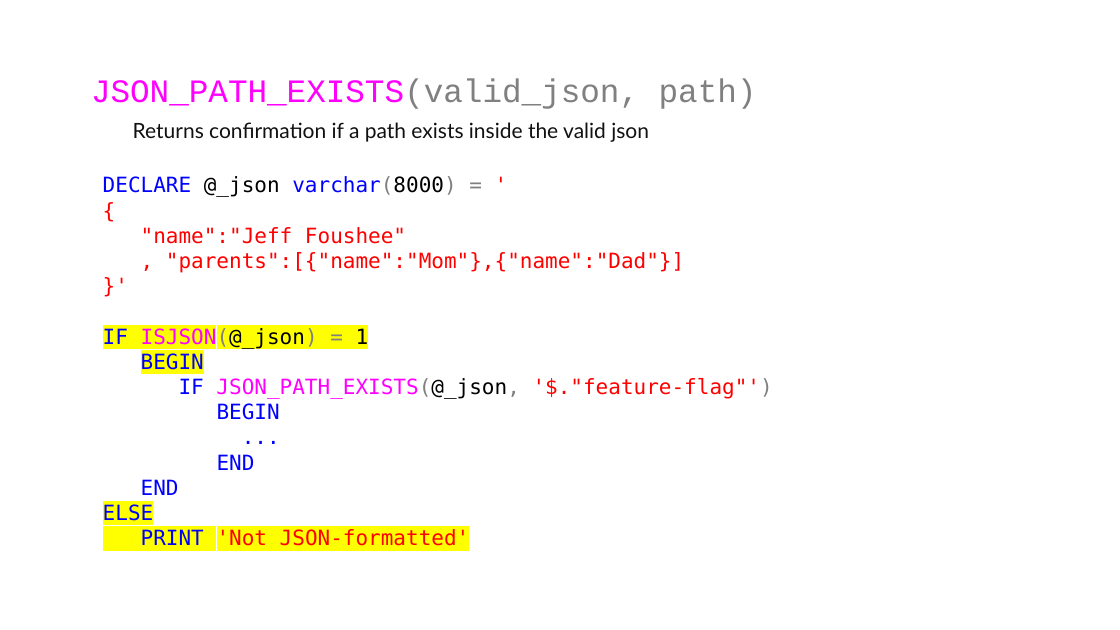
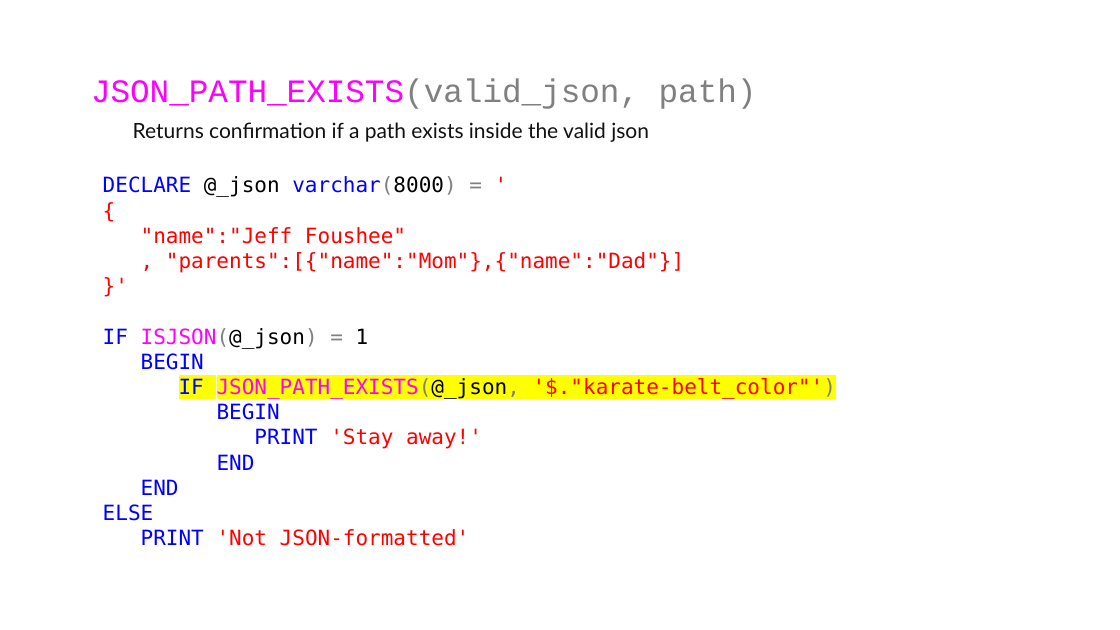
Before and after one commit to jbfoushee/MyPresentations, a slide deck: slide 38 of TSQL_JSON_Operators/TSQL_JSON_Operators.pptx. Drawn at 1120x630 pixels with LibreOffice and Linux fonts; fonts in the diff are those of the drawing. Boxes give left, top, right and bottom in pixels: in the first picture for what was removed or moved away, otherwise in the second. Text is boxed around its words. In the diff, an @@ line names an element or a change of style, - is before the commit and + after.

Commit message:
split JSON presentation

```diff
--- a/TSQL_JSON_Operators/TSQL_JSON_Operators.pptx
+++ b/TSQL_JSON_Operators/TSQL_JSON_Operators.pptx
@@ text at bbox=[103, 328, 470, 546]: highlight #FFFF00 to none in "IF ISJSON(@_json) = 1", "BEGIN", "ELSE", "PRINT 'Not JSON-formatted'" @@
@@ text at bbox=[179, 378, 836, 399]: text changed @@
-IF JSON_PATH_EXISTS(@_json, '$."feature-flag"')
+IF JSON_PATH_EXISTS(@_json, '$."karate-belt_color"')
@@ text at bbox=[254, 428, 482, 449]: text changed; text colour #0000FF to #FF0000 @@
-...
+PRINT 'Stay away!'
```
Also in this commit, not shown: 27 other slides changed, 5 slides added, 34 slides removed, 5 other files.
